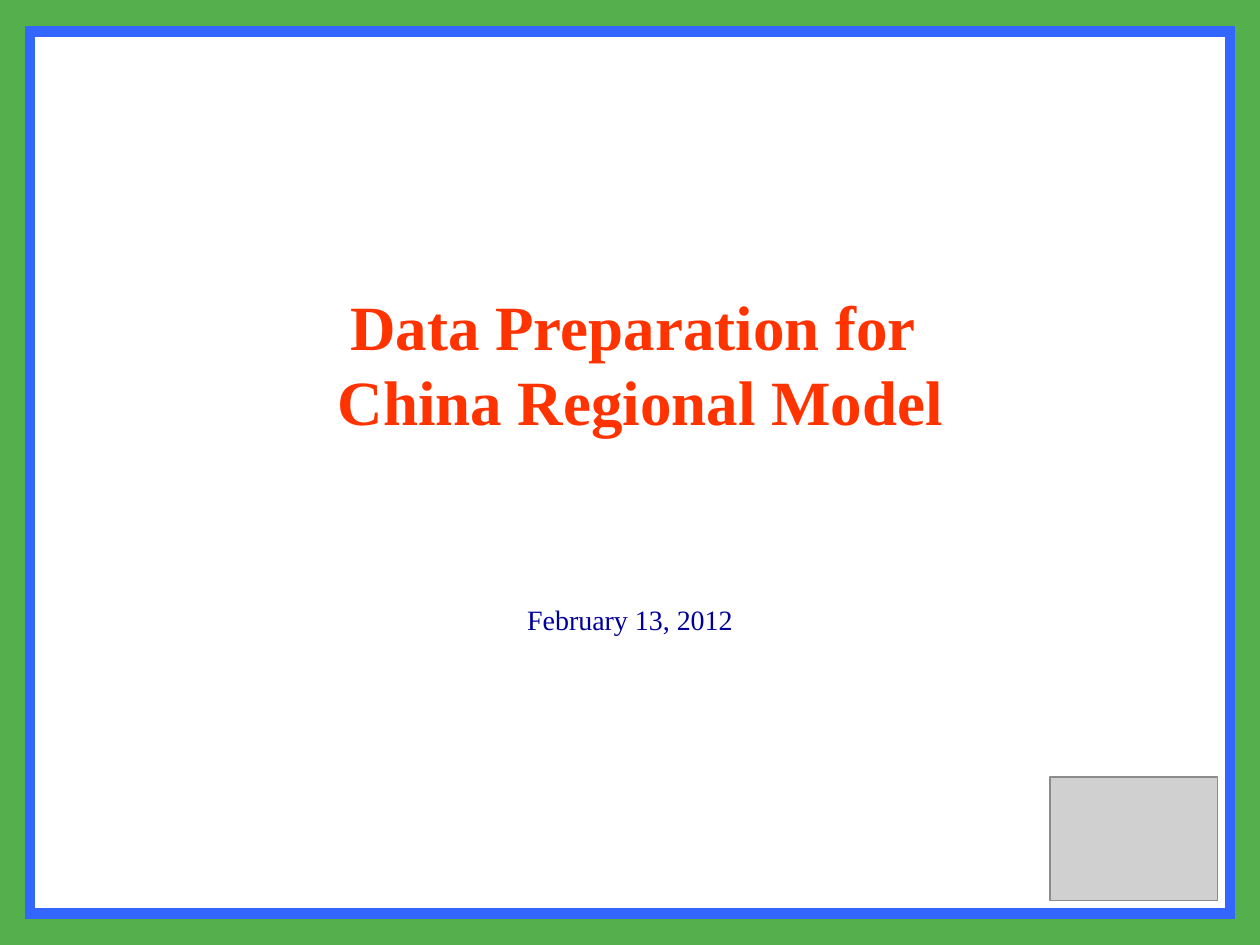
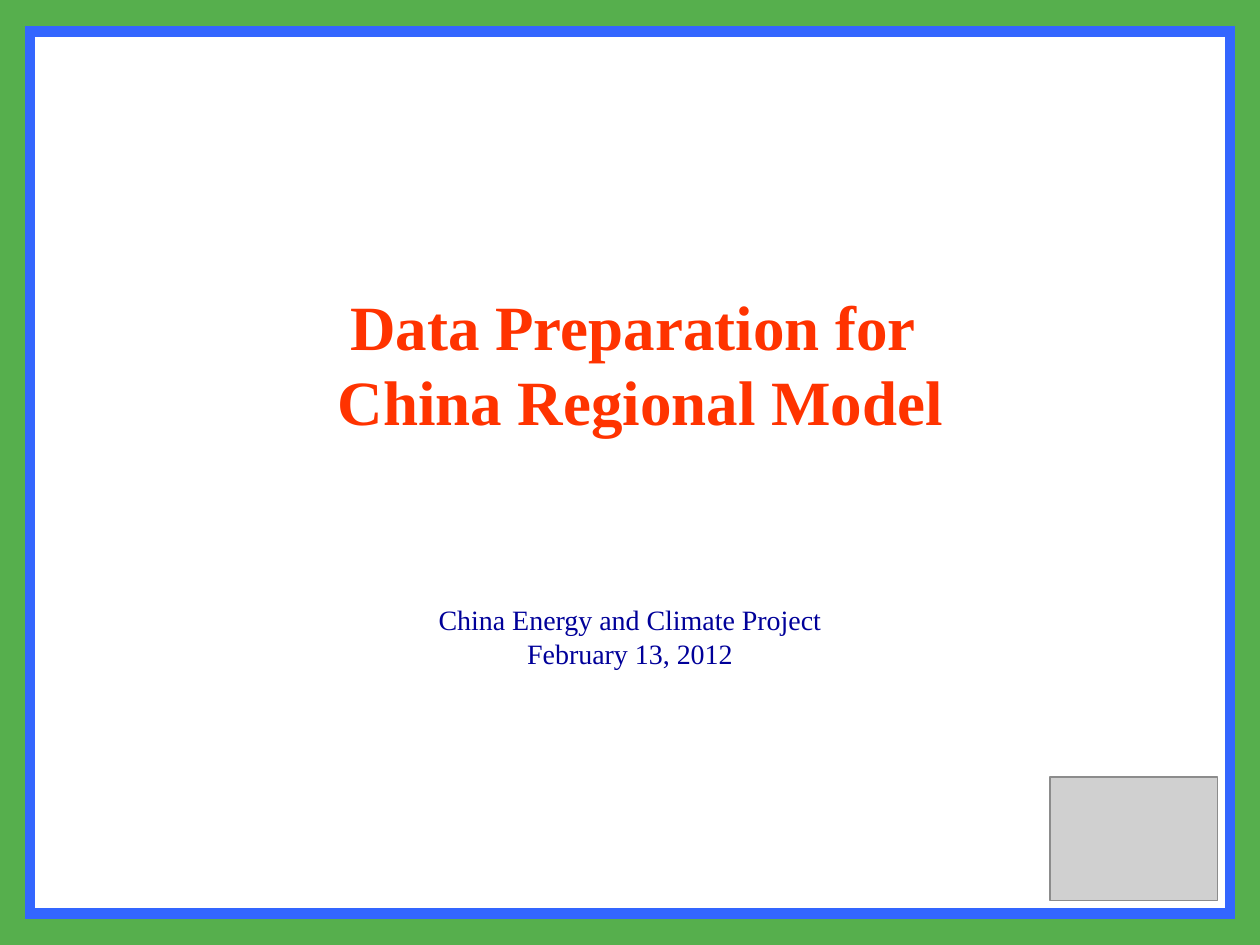
Before and after one commit to zhangda1021/data, a slide deck: slide 1 of data preparation.ppt. Drawn at 1260x945 pixels with LibreOffice and Linux fonts; fonts in the diff are those of the drawing; grey boxes stand for pictures. Boxes give left, top, right and bottom in pixels: in the first picture for what was removed or moved away, otherwise in the second. Text is boxed around its words. In the diff, an @@ line names an element or a change of style, - is before the commit and + after.

```diff
--- a/data preparation.ppt
+++ b/data preparation.ppt
@@ text at bbox=[439, 610, 821, 636]: paragraph added @@
+China Energy and Climate Project
```
Also in this commit, not shown: 2 other slides changed, 9 slides added, 20 slides removed, 4 other files.
